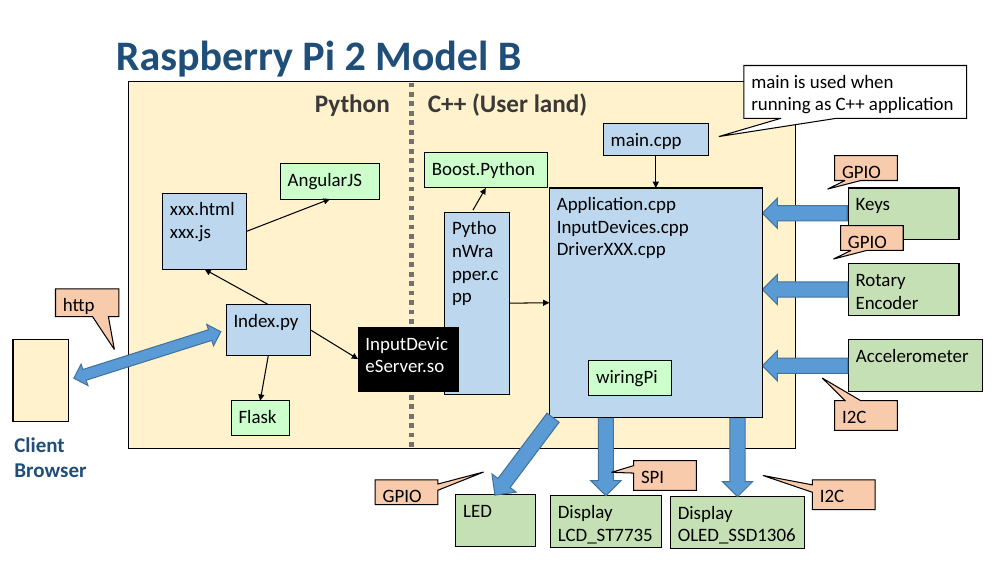
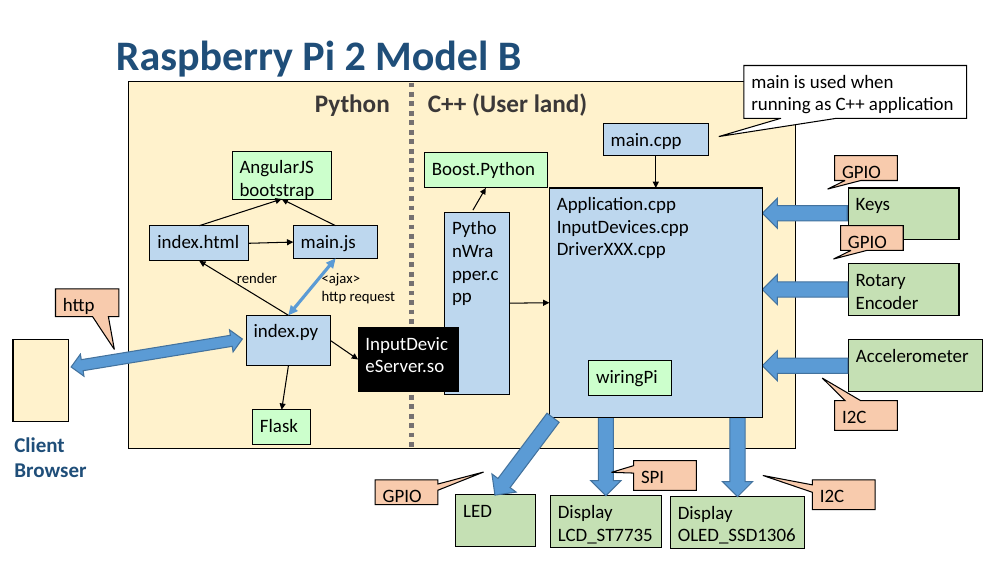
Before and after one commit to iwatake2222/InputDeviceServer, a slide deck: slide 2 of 00_doc/InputDevicesServer.pptx. Drawn at 1008x567 pixels with LibreOffice and Linux fonts; fonts in the diff are those of the drawing. Boxes give left, top, right and bottom in pixels: in the first picture for what was removed or moved away, otherwise in the second. Text is boxed around its words. In the diff, an @@ line names an element or a change of style, - is before the commit and + after.

```diff
--- a/00_doc/InputDevicesServer.pptx
+++ b/00_doc/InputDevicesServer.pptx
@@ rectangle "AngularJS": place and size @@
-rectangle "AngularJS" at <box>281,164,380,200</box>
+rectangle "AngularJS" at <box>232,151,331,199</box>
@@ arrow moved from (247, 231) - (330, 199) to (200, 226) - (282, 199) @@
@@ text in rectangle at <box>240,183,315,202</box>: paragraph added @@
+bootstrap
@@ arrow added from (336, 226) to (282, 199), #000000 1 pt @@
@@ rectangle "index.html": place and size @@
-rectangle "index.html" at <box>163,193,247,269</box>
+rectangle "index.html" at <box>150,226,249,262</box>
@@ text in rectangle at <box>157,235,239,248</box>: text changed @@
-xxx.html
-xxx.js
+index.html
@@ rectangle added at <box>293,226,378,259</box>, fill #BDD7EE, outline #000000 1 pt, 18 pt, text #000000 @@
+main.js
@@ arrow moved from (268, 305) - (205, 269) to (288, 315) - (200, 261) @@
@@ arrow added from (249, 243) to (293, 242), #000000 1 pt @@
@@ double arrow added from (336, 259) to (288, 315), #5B9BD5 3 pt @@
@@ text added at <box>237,272,277,288</box>, 14 pt, text #000000 @@
+render
@@ text added at <box>322,271,396,304</box>, 14 pt, text #000000 @@
+<ajax>
+http request
@@ left right arrow at <box>70,328,244,378</box>: rotation 162 to 170 degrees @@
@@ text in rectangle at <box>254,324,319,340</box>: text changed @@
-Index.py
+index.py
@@ arrow moved from (311, 330) - (358, 359) to (330, 341) - (358, 359) @@
@@ 2 rectangles, 1 arrow: place and size @@
-2 rectangles, 1 arrow at <box>226,305,311,436</box>
+2 rectangles, 1 arrow at <box>247,315,331,445</box>
```
Also in this commit, not shown: 1 other slide changed, 30 other files.
